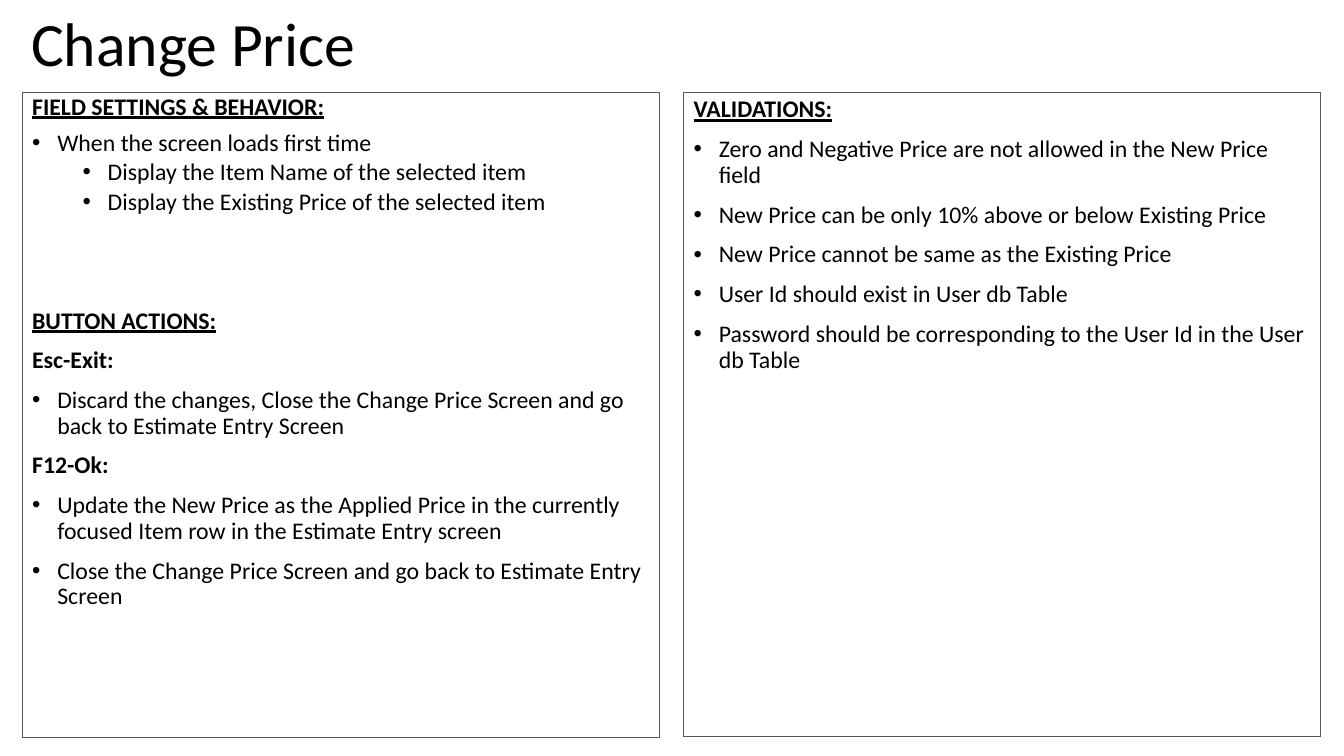
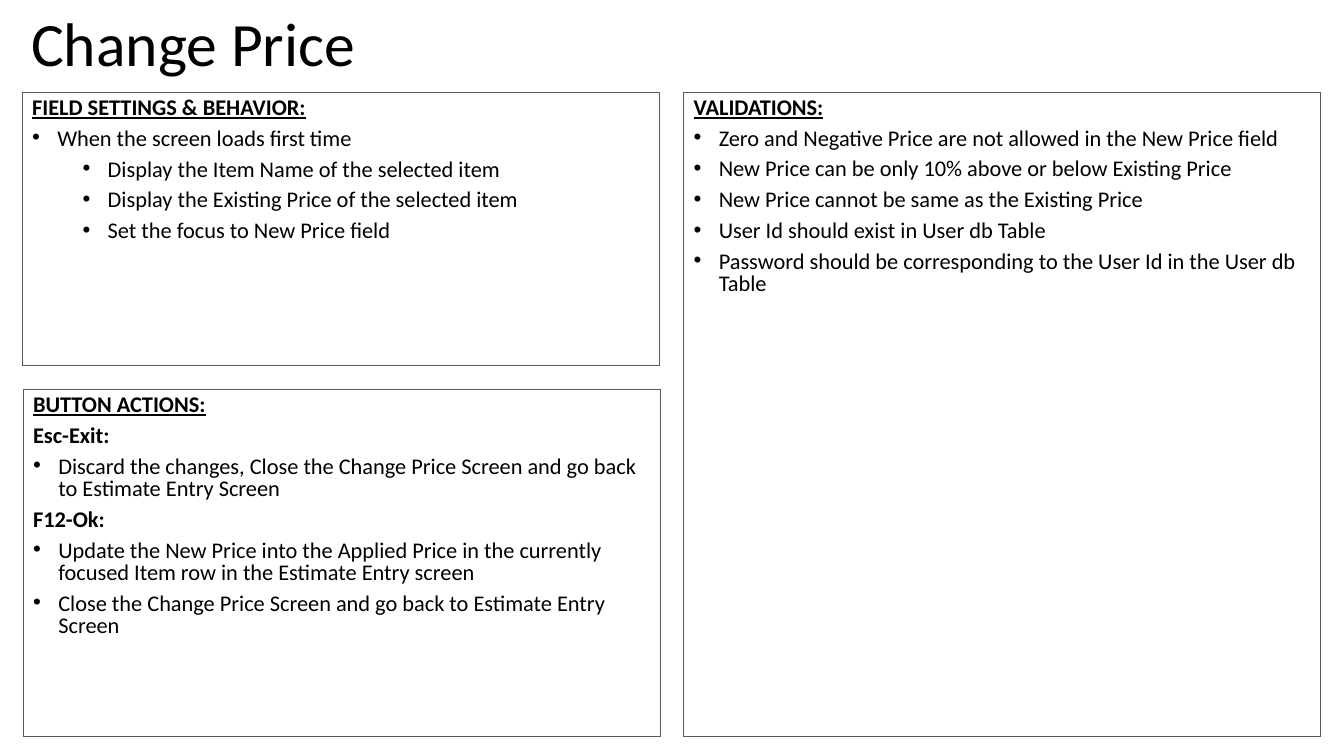
Before and after one commit to valignit/Documents, a slide deck: slide 17 of brief-specs.pptx. Drawn at 1344x756 pixels with LibreOffice and Linux fonts; fonts in the diff are those of the drawing. Boxes give left, top, right and bottom in pixels: in the first picture for what was removed or moved away, otherwise in the second. Text is boxed around its words. In the diff, an @@ line names an element or a change of style, - is before the commit and + after.

```diff
--- a/brief-specs.pptx
+++ b/brief-specs.pptx
@@ rectangle "FIELD SETTINGS & BEHAVIOR:" resized from (x1=22, y1=93, x2=659, y2=737) to (x1=22, y1=93, x2=659, y2=366) @@
@@ text in rectangle at (x1=32, y1=100, x2=517, y2=211): size 17 to 16 pt in "FIELD SETTINGS & BEHAVIOR:", "When the screen loads first time", "Display the Item Name of the selected ...", "Display the Existing Price of the selected ..."; less space between paragraphs; more space between paragraphs @@
@@ rectangle "VALIDATIONS:" at (x1=684, y1=93, x2=1321, y2=737): size 17 to 16 pt; line spacing 0.9 to 16pt; less space between paragraphs @@
@@ text in rectangle at (x1=108, y1=222, x2=390, y2=238): text changed; size 17 to 16 pt @@
-BUTTON ACTIONS:
-Esc-Exit:
-• Discard the changes, Close the Change Price Screen and go back to Estimate Entry Screen
-F12-Ok:
-• Update the New Price as the Applied Price in the currently focused Item row in the Estimate Entry screen
-• Close the Change Price Screen and go back to Estimate Entry Screen
+  • Set the focus to New Price field
@@ rectangle added at (x1=23, y1=390, x2=660, y2=738), outline #595959 0.75 pt, 16 pt, text #000000 @@
+BUTTON ACTIONS:
+Esc-Exit:
+• Discard the changes, Close the Change Price Screen and go back to Estimate Entry Screen
+F12-Ok:
+• Update the New Price into the Applied Price in the currently focused Item row in the Estimate Entry screen
+• Close the Change Price Screen and go back to Estimate Entry Screen
```
Also in this commit, not shown: 34 other slides changed.
